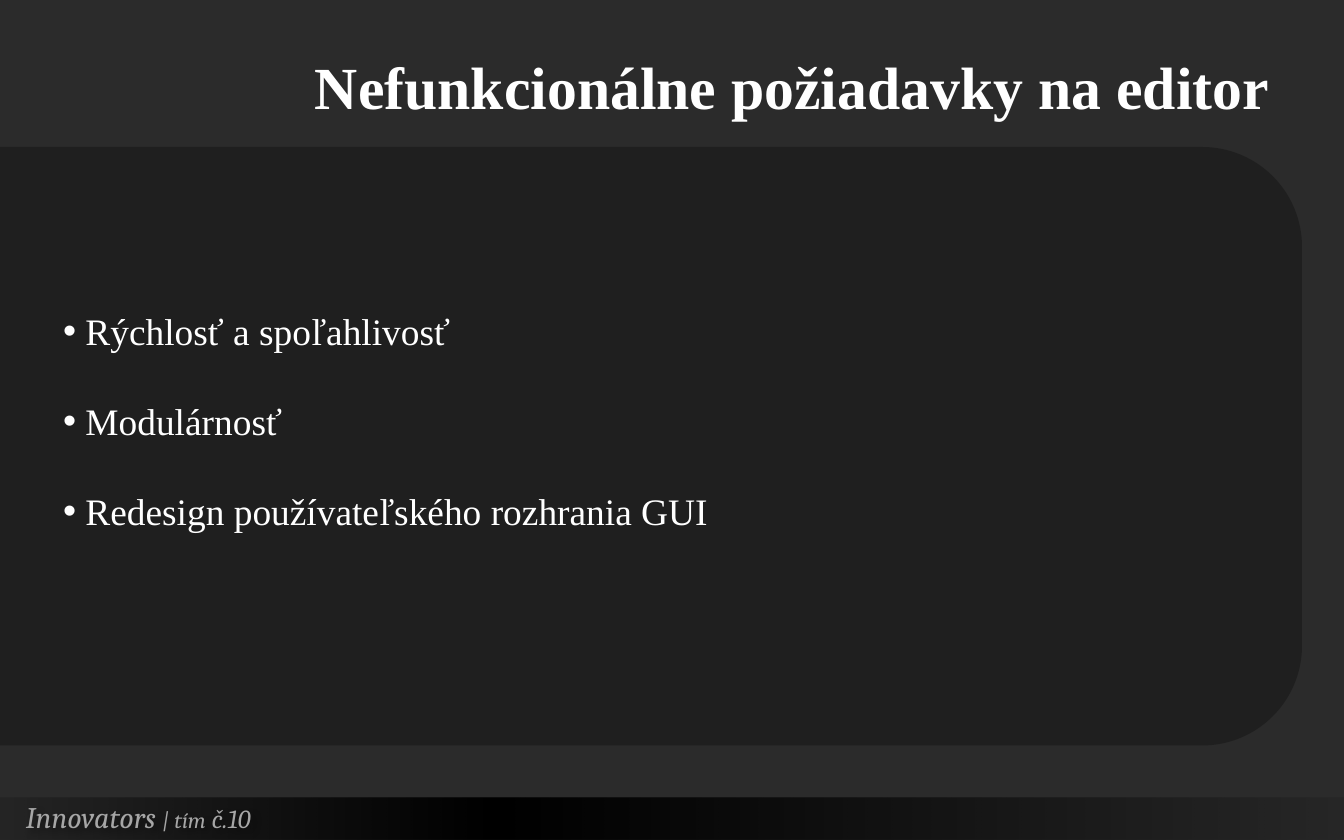
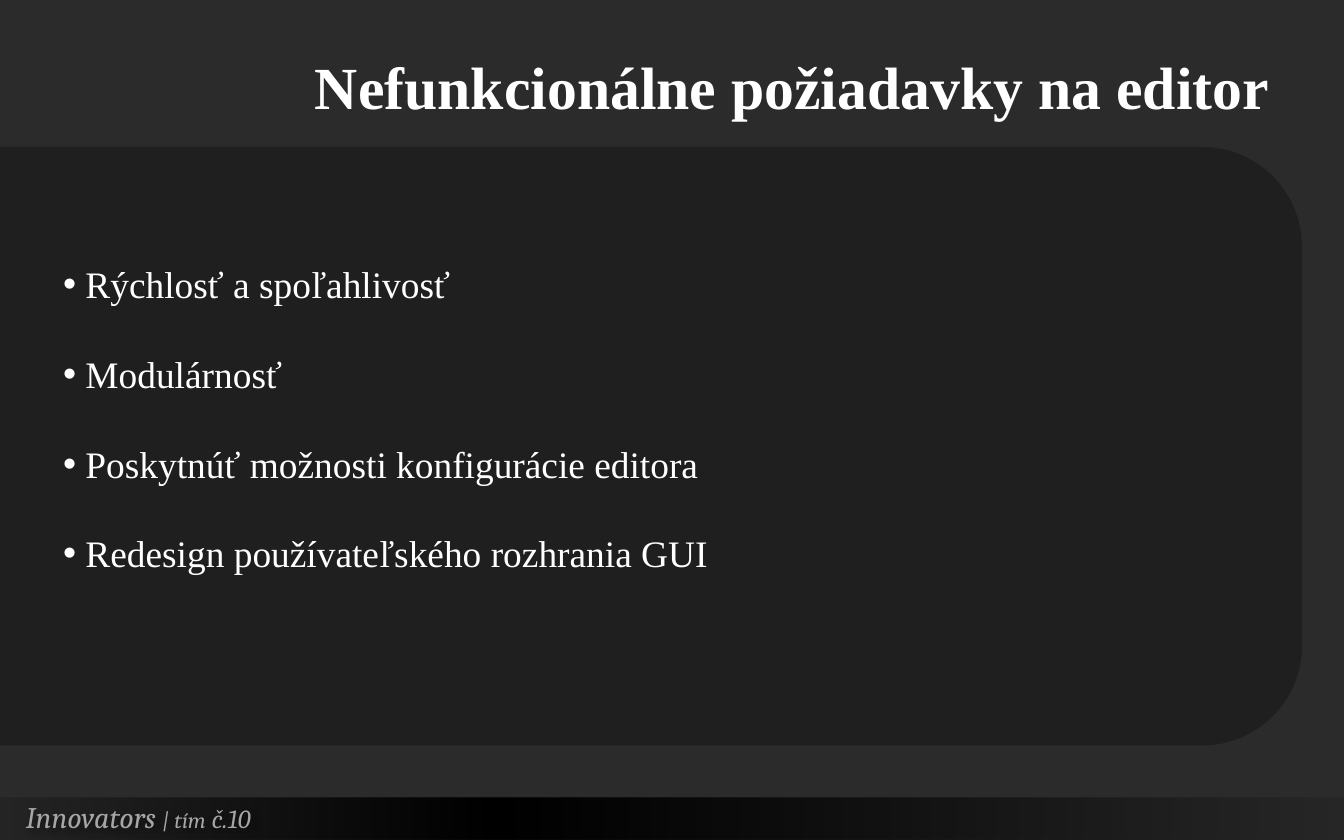
Before and after one commit to Innovators-Team10/Documentation, a slide deck: slide 9 of Dokumentacie/Ostatne/Innovators.pptx (slide 8 before the commit). Drawn at 1344x840 pixels with LibreOffice and Linux fonts; fonts in the diff are those of the drawing; background and template pictures are left out; a plain dark background stands for a picture behind light text. Boxes give left, top, right and bottom in pixels: in the first picture for what was removed or moved away, otherwise in the second. Text is boxed around its words. In the diff, an @@ line names an element or a change of style, - is before the commit and + after.

```diff
--- a/Dokumentacie/Ostatne/Innovators.pptx
+++ b/Dokumentacie/Ostatne/Innovators.pptx
@@ text "Rýchlosť a spoľahlivosť": place and size @@
-text "Rýchlosť a spoľahlivosť" at [85, 318, 707, 532]
+text "Rýchlosť a spoľahlivosť" at [85, 271, 707, 574]
@@ text at [85, 451, 698, 485]: paragraph added @@
+• Poskytnúť možnosti konfigurácie editora
```
Also in this commit, not shown: 6 other slides changed, 1 slide added.
